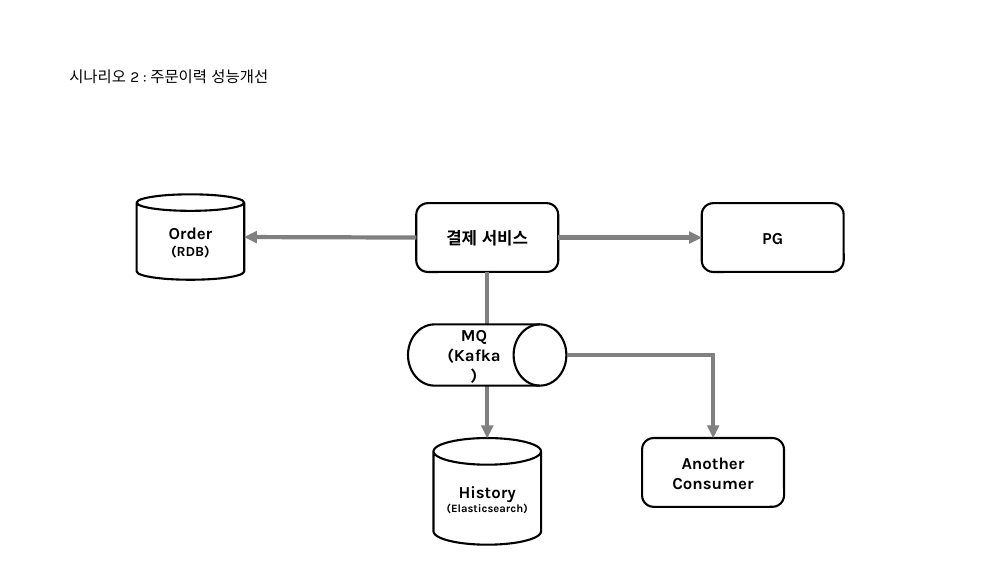
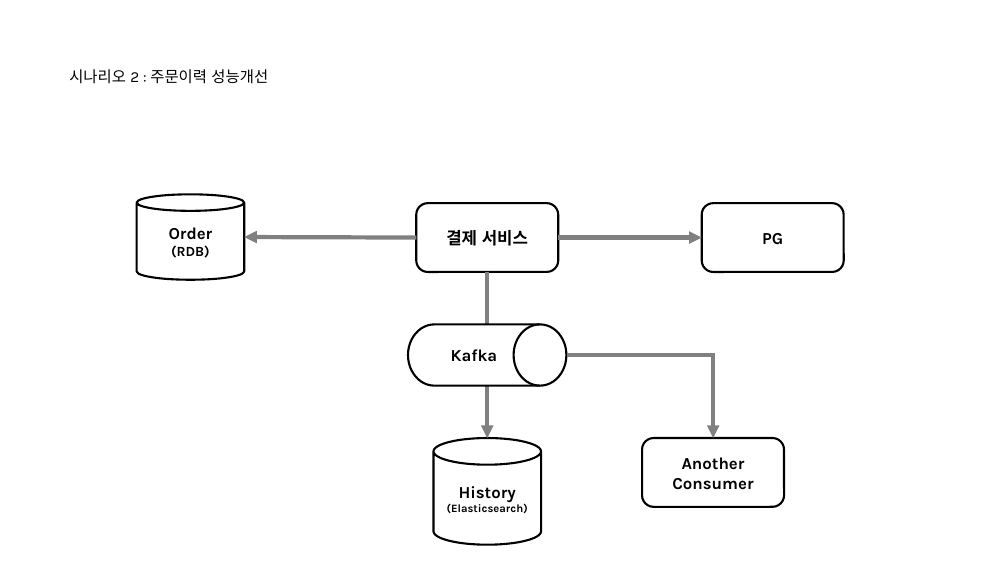
Before and after one commit to nayasis/fastcampus-hyper-webflux, a slide deck: slide 12 of 99.ppt/[Ch4-8. 결제 서비스 기능확장.pptx. Drawn at 1008x567 pixels with LibreOffice and Linux fonts; fonts in the diff are those of the drawing; background and template pictures are left out. Boxes give left, top, right and bottom in pixels: in the first picture for what was removed or moved away, otherwise in the second. Text is boxed around its words. In the diff, an @@ line names an element or a change of style, - is before the commit and + after.

Commit message:
Kafka 강의 스크립트 추가

```diff
--- a/99.ppt/[Ch4-8. 결제 서비스 기능확장.pptx
+++ b/99.ppt/[Ch4-8. 결제 서비스 기능확장.pptx
@@ text in flow chart magnetic drum at box(451, 349, 498, 362): text changed @@
-MQ
-(Kafka)
+Kafka
```
Also in this commit, not shown: 12 other slides changed, 4 slides added.
